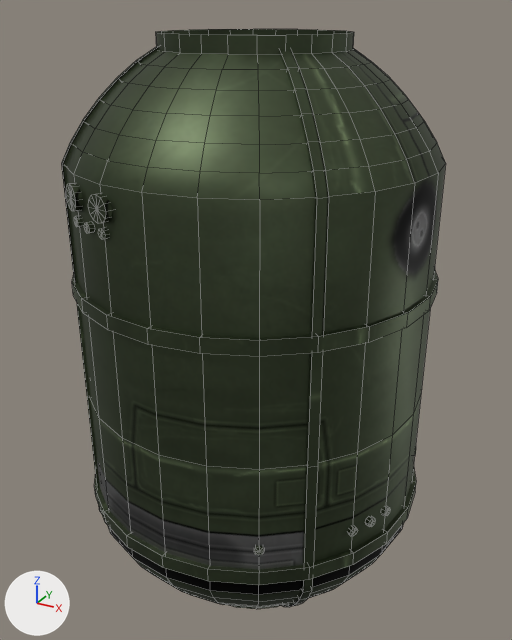
Before and after pictures for a commit that changed the Blender file mek_fgb/working_fluid_capped.blend.
Both versions are drawn from a camera (50 mm lens) standing at (1.75, -3.18, 1.68) and looking at (-0.01, 0.03, 0.07). Lighting does not change. The marker at lower left points along +X, +Y and +Z. Mesh edges are drawn as thin lines.
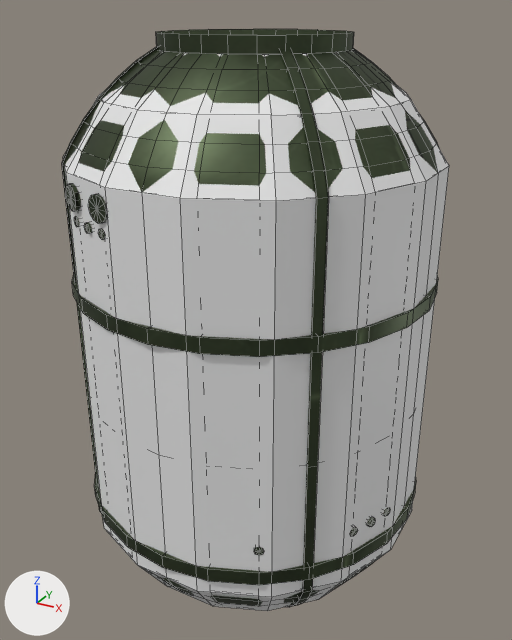
The change, as JSON lines over the scene's bpy script:
```json
{"op": "add", "block": "me_cylinder_001", "code": ["me_cylinder_001 = bpy.data.meshes.new('Cylinder.001')", "me_cylinder_001.from_pydata(...)  # 96 vertices, 82 faces; spans x -0.94..0.94, y -0.94..0.94, z -1.5..1.5"]}
{"op": "add", "block": "ob_c_1", "code": ["ob_c_1 = bpy.data.objects.new('c_1', me_cylinder_001)", "ob_c_1.location = (0.0, 0.0, 0.0)"]}
```

Changed parts and their boxes (x1, y1, x2, y2) in the pictures (512 x 640 px):
```json
{"object": "c_1", "change": "added", "after": [63, 50, 449, 611]}
{"object": "mesh", "change": "unchanged, covered by the edit", "before": [61, 29, 446, 609], "after": [61, 29, 440, 607]}
```
